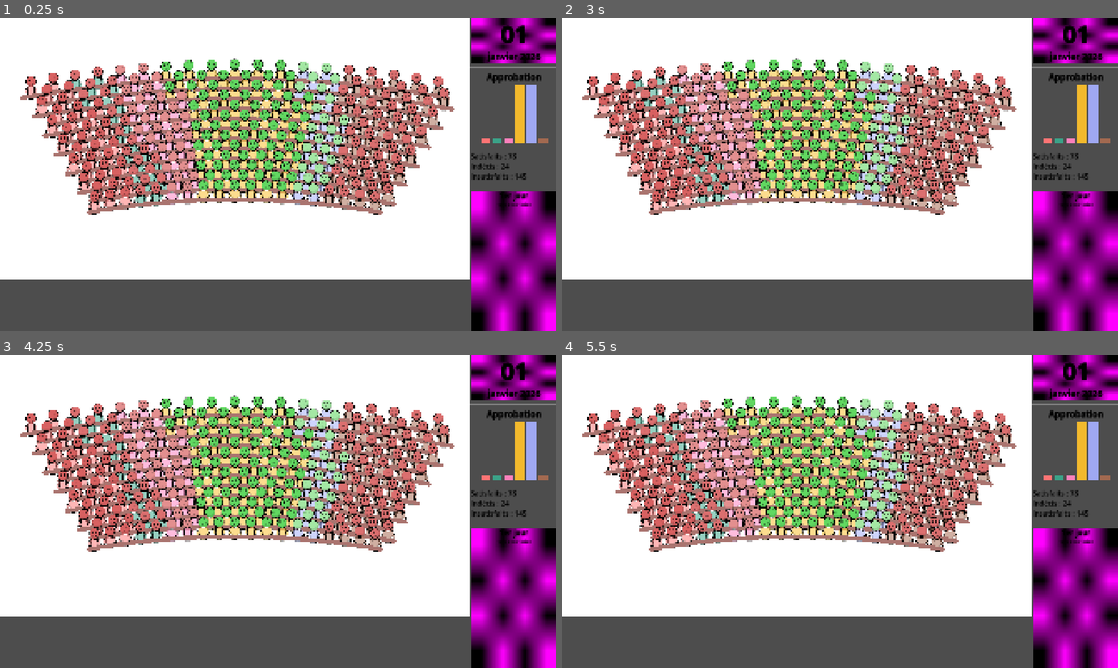
Above: before the commit, frames 1-4 (two rows, left to right).
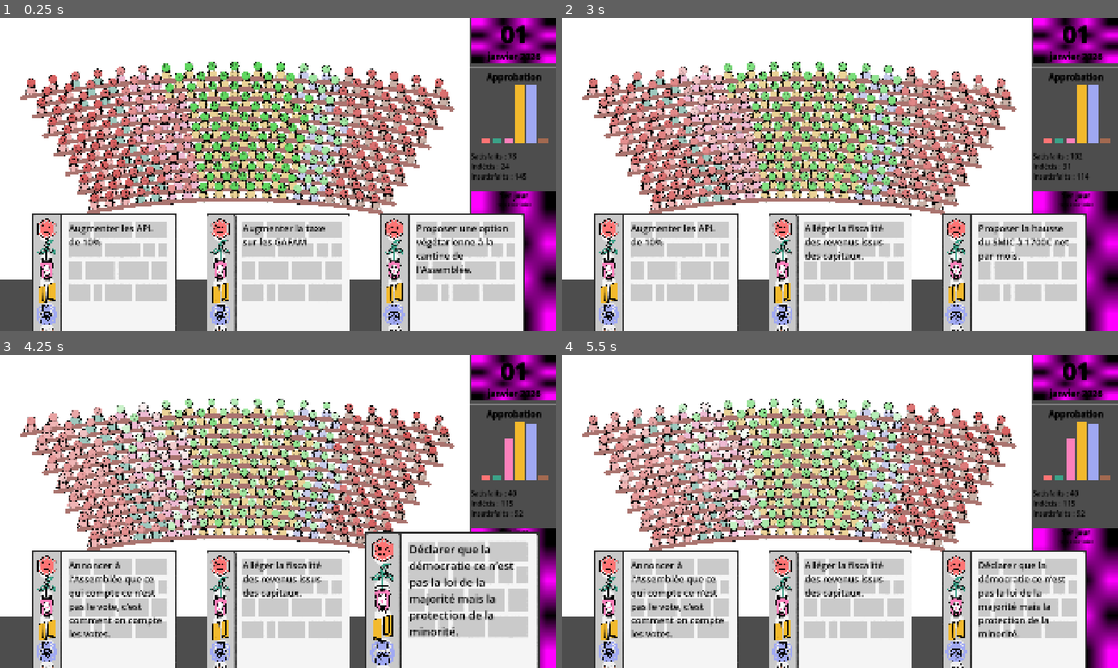
Above: after the commit, the same moments.

Repository: remimorvan/assemblee-nationale-simulator
Game: Godot game, scene res://scenes/game.tscn
Same seed, same stepped clock (60 frames per second), same inputs: the game is played once before the commit and once after it.
Inputs (mouse positions are in pixels of both pictures, inside the frame that each line leads up to):
- Up to frame 1 (0.25 s): no input
- Up to frame 2 (3 s): tap Enter at 0.5, 2 s; move the mouse to (1073, 115) at 0.52 s; click (1073, 115) at 0.67 s; tap Space at 1.25, 2.75 s; move the mouse to (728, 190) at 1.27 s; click (728, 190) at 1.42 s; move the mouse to (895, 105) at 2.02 s; click (895, 105) at 2.17 s; move the mouse to (812, 237) at 2.77 s; click (812, 237) at 2.92 s
- Up to frame 3 (4.25 s): move the mouse to (444, 558) at 3.52 s; click (444, 558) at 3.67 s
- Up to frame 4 (5.5 s): move the mouse to (673, 464) at 4.27 s; click (673, 464) at 4.42 s; move the mouse to (867, 511) at 5.02 s; click (867, 511) at 5.17 s

The runs differ from the first frame. In frame 1, 38% of the frame differs, in the area x 4-95%, y 12-100%; in frame 2, 41%; in frame 3, 45%, in the area x 4-98%, y 12-100%; in frame 4, 42%.
Error before the commit: Cannot call method 'instantiate' on a null value. (res://scripts/deck.gd:22)

Commit message:
changed highlight

Diff:
--- a/scenes/card.tscn
+++ b/scenes/card.tscn
@@ -48,260 +48,84 @@
 
 [node name="Sprite2D" type="Sprite2D" parent="." groups=["card_asset"]]
 material = SubResource("ShaderMaterial_54seb")
-position = Vector2(91, 0)
 texture = ExtResource("2_6u4wf")
 
-[node name="MarginContainer" type="MarginContainer" parent="Sprite2D"]
-offset_left = -246.0
-offset_top = -318.0
-offset_right = 106.0
-offset_bottom = 2042.0
+[node name="Logos" type="VBoxContainer" parent="Sprite2D"]
+offset_left = -236.0
+offset_top = -310.0
+offset_right = 34.0
+offset_bottom = 1971.0
 scale = Vector2(0.27, 0.27)
 
-[node name="Logos" type="VBoxContainer" parent="Sprite2D/MarginContainer"]
-layout_mode = 2
-size_flags_horizontal = 4
-
-[node name="lfi" type="HBoxContainer" parent="Sprite2D/MarginContainer/Logos"]
-layout_mode = 2
-size_flags_vertical = 6
-
-[node name="lfi" type="TextureRect" parent="Sprite2D/MarginContainer/Logos/lfi" groups=["card_asset"]]
+[node name="lfi" type="TextureRect" parent="Sprite2D/Logos" groups=["card_asset"]]
 material = SubResource("ShaderMaterial_xjciw")
 layout_mode = 2
-size_flags_vertical = 6
 texture = ExtResource("3_42b55")
-stretch_mode = 2
 
-[node name="lfi" type="TextureRect" parent="Sprite2D/MarginContainer/Logos/lfi/lfi" groups=["card_asset"]]
+[node name="lfi" type="TextureRect" parent="Sprite2D/Logos/lfi" groups=["card_asset"]]
 material = SubResource("ShaderMaterial_xjciw")
 layout_mode = 0
 texture = ExtResource("4_xjciw")
 
-[node name="PlusMinus" type="VBoxContainer" parent="Sprite2D/MarginContainer/Logos/lfi"]
-layout_mode = 2
-
-[node name="plus1" type="TextureRect" parent="Sprite2D/MarginContainer/Logos/lfi/PlusMinus"]
-layout_mode = 2
-texture = ExtResource("6_3ydx5")
-
-[node name="plus2" type="TextureRect" parent="Sprite2D/MarginContainer/Logos/lfi/PlusMinus"]
-visible = false
-layout_mode = 2
-texture = ExtResource("6_3ydx5")
-
-[node name="minus1" type="TextureRect" parent="Sprite2D/MarginContainer/Logos/lfi/PlusMinus"]
-visible = false
-layout_mode = 2
-texture = ExtResource("7_xuy1i")
-
-[node name="minus2" type="TextureRect" parent="Sprite2D/MarginContainer/Logos/lfi/PlusMinus"]
-visible = false
-layout_mode = 2
-texture = ExtResource("7_xuy1i")
-
-[node name="eco" type="HBoxContainer" parent="Sprite2D/MarginContainer/Logos"]
-layout_mode = 2
-size_flags_vertical = 6
-
-[node name="eco" type="TextureRect" parent="Sprite2D/MarginContainer/Logos/eco" groups=["card_asset"]]
+[node name="eco" type="TextureRect" parent="Sprite2D/Logos" groups=["card_asset"]]
 material = SubResource("ShaderMaterial_xjciw")
 layout_mode = 2
-size_flags_vertical = 6
 texture = ExtResource("5_54seb")
-stretch_mode = 2
 
-[node name="eco" type="TextureRect" parent="Sprite2D/MarginContainer/Logos/eco/eco" groups=["card_asset"]]
+[node name="eco" type="TextureRect" parent="Sprite2D/Logos/eco" groups=["card_asset"]]
 material = SubResource("ShaderMaterial_xjciw")
 layout_mode = 0
 texture = ExtResource("6_v23hl")
 
-[node name="PlusMinus" type="VBoxContainer" parent="Sprite2D/MarginContainer/Logos/eco"]
-layout_mode = 2
-
-[node name="plus1" type="TextureRect" parent="Sprite2D/MarginContainer/Logos/eco/PlusMinus"]
-visible = false
-layout_mode = 2
-texture = ExtResource("6_3ydx5")
-
-[node name="plus2" type="TextureRect" parent="Sprite2D/MarginContainer/Logos/eco/PlusMinus"]
-visible = false
-layout_mode = 2
-texture = ExtResource("6_3ydx5")
-
-[node name="minus1" type="TextureRect" parent="Sprite2D/MarginContainer/Logos/eco/PlusMinus"]
-visible = false
-layout_mode = 2
-texture = ExtResource("7_xuy1i")
-
-[node name="minus2" type="TextureRect" parent="Sprite2D/MarginContainer/Logos/eco/PlusMinus"]
-visible = false
-layout_mode = 2
-texture = ExtResource("7_xuy1i")
-
-[node name="soc" type="HBoxContainer" parent="Sprite2D/MarginContainer/Logos"]
-layout_mode = 2
-size_flags_vertical = 6
-
-[node name="soc" type="TextureRect" parent="Sprite2D/MarginContainer/Logos/soc" groups=["card_asset"]]
+[node name="soc" type="TextureRect" parent="Sprite2D/Logos" groups=["card_asset"]]
 material = SubResource("ShaderMaterial_xjciw")
 layout_mode = 2
-size_flags_vertical = 6
 texture = ExtResource("7_3ydx5")
-stretch_mode = 2
 
-[node name="soc" type="TextureRect" parent="Sprite2D/MarginContainer/Logos/soc/soc" groups=["card_asset"]]
+[node name="soc" type="TextureRect" parent="Sprite2D/Logos/soc" groups=["card_asset"]]
 material = SubResource("ShaderMaterial_xjciw")
 layout_mode = 0
 texture = ExtResource("8_xuy1i")
 
-[node name="PlusMinus" type="VBoxContainer" parent="Sprite2D/MarginContainer/Logos/soc"]
-layout_mode = 2
-
-[node name="plus1" type="TextureRect" parent="Sprite2D/MarginContainer/Logos/soc/PlusMinus"]
-visible = false
-layout_mode = 2
-texture = ExtResource("6_3ydx5")
-
-[node name="plus2" type="TextureRect" parent="Sprite2D/MarginContainer/Logos/soc/PlusMinus"]
-visible = false
-layout_mode = 2
-texture = ExtResource("6_3ydx5")
-
-[node name="minus1" type="TextureRect" parent="Sprite2D/MarginContainer/Logos/soc/PlusMinus"]
-layout_mode = 2
-texture = ExtResource("7_xuy1i")
-
-[node name="minus2" type="TextureRect" parent="Sprite2D/MarginContainer/Logos/soc/PlusMinus"]
-layout_mode = 2
-texture = ExtResource("7_xuy1i")
-
-[node name="macron" type="HBoxContainer" parent="Sprite2D/MarginContainer/Logos"]
-layout_mode = 2
-size_flags_vertical = 6
-
-[node name="macron" type="TextureRect" parent="Sprite2D/MarginContainer/Logos/macron" groups=["card_asset"]]
+[node name="macron" type="TextureRect" parent="Sprite2D/Logos" groups=["card_asset"]]
 material = SubResource("ShaderMaterial_xjciw")
 layout_mode = 2
-size_flags_vertical = 6
 texture = ExtResource("9_rywyy")
-stretch_mode = 2
 
-[node name="macron" type="TextureRect" parent="Sprite2D/MarginContainer/Logos/macron/macron" groups=["card_asset"]]
+[node name="macron" type="TextureRect" parent="Sprite2D/Logos/macron" groups=["card_asset"]]
 material = SubResource("ShaderMaterial_xjciw")
 layout_mode = 0
 texture = ExtResource("10_le4ky")
 
-[node name="PlusMinus" type="VBoxContainer" parent="Sprite2D/MarginContainer/Logos/macron"]
-layout_mode = 2
-
-[node name="plus1" type="TextureRect" parent="Sprite2D/MarginContainer/Logos/macron/PlusMinus"]
-visible = false
-layout_mode = 2
-texture = ExtResource("6_3ydx5")
-
-[node name="plus2" type="TextureRect" parent="Sprite2D/MarginContainer/Logos/macron/PlusMinus"]
-visible = false
-layout_mode = 2
-texture = ExtResource("6_3ydx5")
-
-[node name="minus1" type="TextureRect" parent="Sprite2D/MarginContainer/Logos/macron/PlusMinus"]
-visible = false
-layout_mode = 2
-texture = ExtResource("7_xuy1i")
-
-[node name="minus2" type="TextureRect" parent="Sprite2D/MarginContainer/Logos/macron/PlusMinus"]
-visible = false
-layout_mode = 2
-texture = ExtResource("7_xuy1i")
-
-[node name="lr" type="HBoxContainer" parent="Sprite2D/MarginContainer/Logos"]
-layout_mode = 2
-size_flags_vertical = 6
-
-[node name="lr" type="TextureRect" parent="Sprite2D/MarginContainer/Logos/lr" groups=["card_asset"]]
+[node name="lr" type="TextureRect" parent="Sprite2D/Logos" groups=["card_asset"]]
 material = SubResource("ShaderMaterial_xjciw")
 layout_mode = 2
-size_flags_vertical = 6
 texture = ExtResource("11_125j1")
-stretch_mode = 2
 
-[node name="lr" type="TextureRect" parent="Sprite2D/MarginContainer/Logos/lr/lr" groups=["card_asset"]]
+[node name="lr" type="TextureRect" parent="Sprite2D/Logos/lr" groups=["card_asset"]]
 material = SubResource("ShaderMaterial_xjciw")
 layout_mode = 0
 texture = ExtResource("12_b834i")
 
-[node name="PlusMinus" type="VBoxContainer" parent="Sprite2D/MarginContainer/Logos/lr"]
-layout_mode = 2
-
-[node name="plus1" type="TextureRect" parent="Sprite2D/MarginContainer/Logos/lr/PlusMinus"]
-visible = false
-layout_mode = 2
-texture = ExtResource("6_3ydx5")
-
-[node name="plus2" type="TextureRect" parent="Sprite2D/MarginContainer/Logos/lr/PlusMinus"]
-visible = false
-layout_mode = 2
-texture = ExtResource("6_3ydx5")
-
-[node name="minus1" type="TextureRect" parent="Sprite2D/MarginContainer/Logos/lr/PlusMinus"]
-visible = false
-layout_mode = 2
-texture = ExtResource("7_xuy1i")
-
-[node name="minus2" type="TextureRect" parent="Sprite2D/MarginContainer/Logos/lr/PlusMinus"]
-visible = false
-layout_mode = 2
-texture = ExtResource("7_xuy1i")
-
-[node name="fachos" type="HBoxContainer" parent="Sprite2D/MarginContainer/Logos"]
-layout_mode = 2
-size_flags_vertical = 6
-
-[node name="fachos" type="TextureRect" parent="Sprite2D/MarginContainer/Logos/fachos" groups=["card_asset"]]
+[node name="fachos" type="TextureRect" parent="Sprite2D/Logos" groups=["card_asset"]]
 material = SubResource("ShaderMaterial_xjciw")
 layout_mode = 2
-size_flags_vertical = 6
 texture = ExtResource("13_07urr")
-stretch_mode = 2
 
-[node name="fachos" type="TextureRect" parent="Sprite2D/MarginContainer/Logos/fachos/fachos" groups=["card_asset"]]
+[node name="fachos" type="TextureRect" parent="Sprite2D/Logos/fachos" groups=["card_asset"]]
 material = SubResource("ShaderMaterial_xjciw")
 layout_mode = 0
 texture = ExtResource("14_l85n3")
-
-[node name="PlusMinus" type="VBoxContainer" parent="Sprite2D/MarginContainer/Logos/fachos"]
-layout_mode = 2
-
-[node name="plus1" type="TextureRect" parent="Sprite2D/MarginContainer/Logos/fachos/PlusMinus"]
-visible = false
-layout_mode = 2
-texture = ExtResource("6_3ydx5")
-
-[node name="plus2" type="TextureRect" parent="Sprite2D/MarginContainer/Logos/fachos/PlusMinus"]
-visible = false
-layout_mode = 2
-texture = ExtResource("6_3ydx5")
-
-[node name="minus1" type="TextureRect" parent="Sprite2D/MarginContainer/Logos/fachos/PlusMinus"]
-visible = false
-layout_mode = 2
-texture = ExtResource("7_xuy1i")
-
-[node name="minus2" type="TextureRect" parent="Sprite2D/MarginContainer/Logos/fachos/PlusMinus"]
-visible = false
-layout_mode = 2
-texture = ExtResource("7_xuy1i")
 
 [node name="CollisionShape2D" type="CollisionShape2D" parent="."]
 visible = false
 shape = SubResource("RectangleShape2D_6u4wf")
 
 [node name="Label" type="Label" parent="."]
-offset_left = -29.0
-offset_top = -300.0
-offset_right = 311.0
-offset_bottom = 36.0
+offset_left = -123.0
+offset_top = -298.0
+offset_right = 217.0
+offset_bottom = 38.0
 label_settings = SubResource("LabelSettings_6u4wf")
 autowrap_mode = 2
 
--- a/scripts/hemicycle.gd
+++ b/scripts/hemicycle.gd
@@ -179,8 +179,8 @@
 	else:
 		mp.position = cell_to_uv(float(y) + 0.5, float(x) + 0.5)
 	#mp.position = cell_to_uv(float(y) + 0.5,float(x) + 0.5)
-	mp.scale.x = 0.7
-	mp.scale.y = 0.7
+	mp.scale.x = 0.6
+	mp.scale.y = 0.6
 
 	return group_id
 	# et pour suprimer :
--- a/scripts/mp.gd
+++ b/scripts/mp.gd
@@ -34,7 +34,7 @@
 	# Apply change only on the back's shirt sprites.
 	for sprite in find_children("shirt_*"):
 		# Self modulate instead of modulate so the outlines stay black.
-		sprite.self_modulate = Color(clr.x, clr.y, clr.z, 0.5)+Color(0.1,0.1,0.1,0.1);
+		sprite.self_modulate = Color(clr.x, clr.y, clr.z, 1.).lightened(0.55);
 
 # Called when the node enters the scene tree for the first time.
 func _ready() -> void:
Not shown: 1 places in scenes/mp.tscn that only renumber resources
